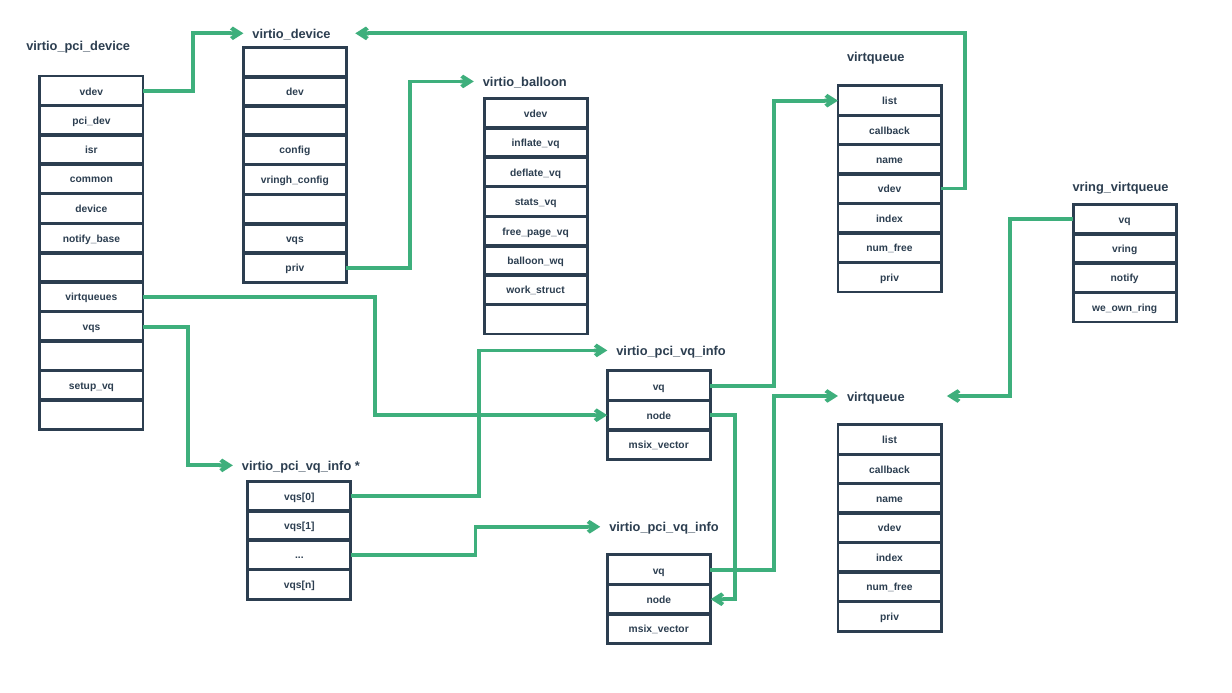
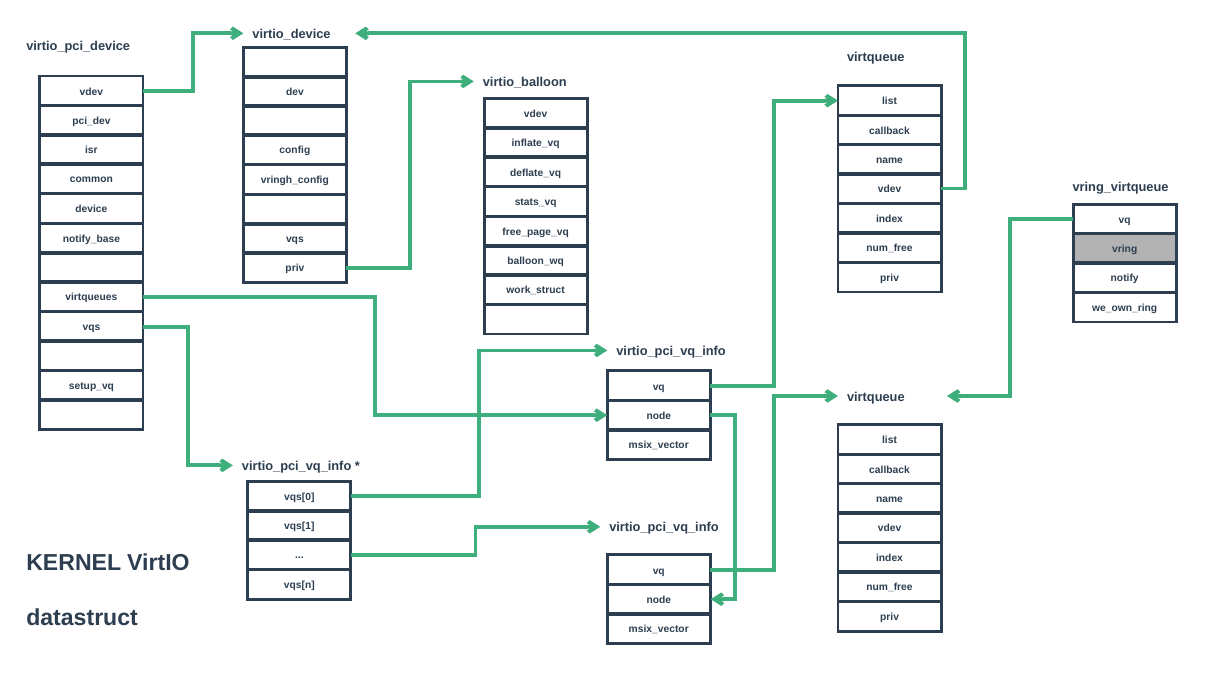
Before and after one commit to zaiqiang-dong/zaiqiang, a slide deck: slide 12 of picture/qemu/qemu.pptx. Drawn at 1232x693 pixels with LibreOffice and Linux fonts; fonts in the diff are those of the drawing. Boxes give left, top, right and bottom in pixels: in the first picture for what was removed or moved away, otherwise in the second. Text is boxed around its words. In the diff, an @@ line names an element or a change of style, - is before the commit and + after.

```diff
--- a/picture/qemu/qemu.pptx
+++ b/picture/qemu/qemu.pptx
@@ rectangle "vring" at [1073, 234, 1177, 264]: fill none to #B2B2B2 @@
@@ text added at [26, 553, 189, 626], 18 pt, text #2C3E50, bold @@
+KERNEL VirtIO
+datastruct
```
Also in this commit, not shown: 2 other slides changed, 8 slides added, 1 slide removed, 2 other files.
